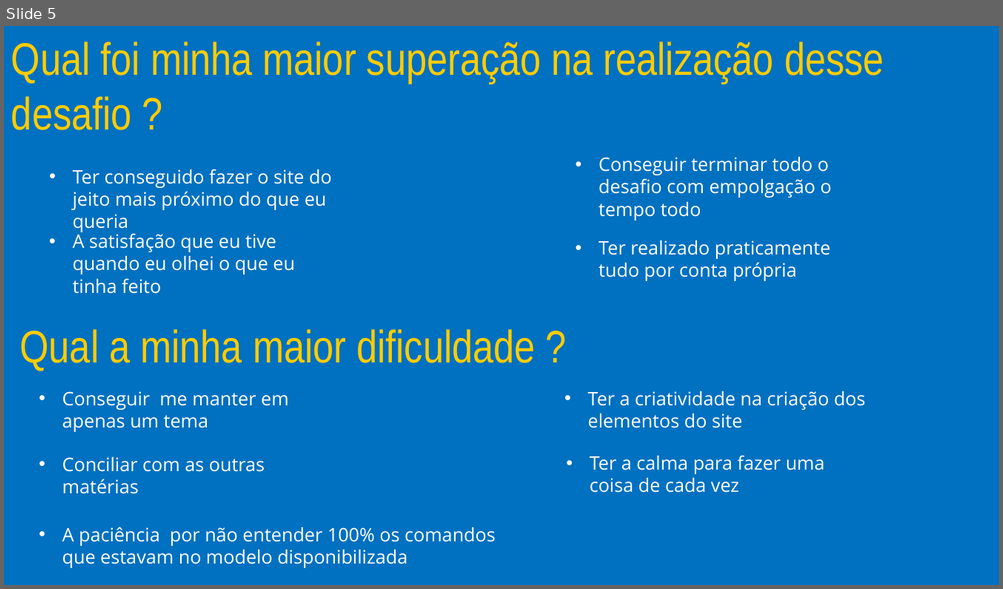
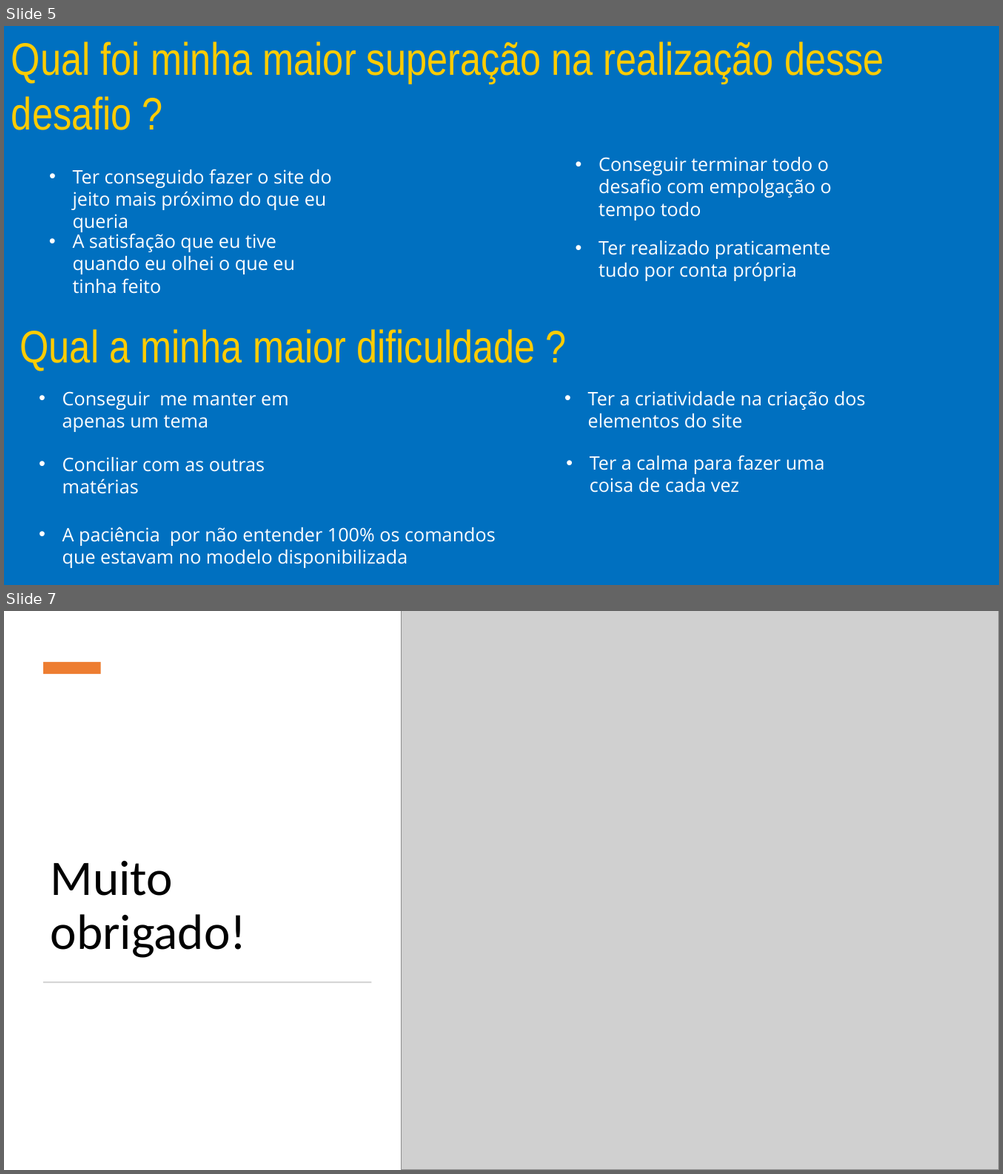
Before and after one commit to BrunoRGSilva/projeto-individual-adsb, a slide deck: documentacao/Apresentação do Projeto individual.pptx. Shown one above the other, each under a label of ours: slide 5 before the commit, slides 5 and 7 after it; the slides between them are not shown. The pictures are 1003x589 and 1003x1174 pixels, drawn with LibreOffice and Linux fonts; fonts in the diff are those of the drawing; grey boxes stand for pictures. Boxes give left, top, right and bottom in pixels: in the first picture for what was removed or moved away, otherwise in the second. Text is boxed around its words. In the diff, an @@ line names an element or a change of style, - is before the commit and + after.

```diff
--- a/documentacao/Apresentação do Projeto individual.pptx
+++ b/documentacao/Apresentação do Projeto individual.pptx
@@ slide 7 added at <box>4,611,999,1170</box>, background #FFFFFF @@
@@ picture added at <box>401,611,999,1170</box> @@
@@ rectangle added at <box>43,662,101,674</box>, fill #ED7D31 @@
@@ text added at <box>51,860,247,958</box>, 48 pt, text #000000 @@
+Muito obrigado!
@@ rectangle added at <box>43,982,372,983</box>, fill #D5D5D5 @@
```
Also in this commit, not shown: 1 slide changed, 2 other files.
